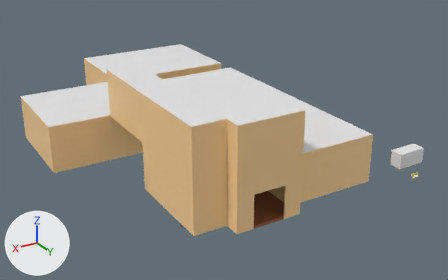
Two versions of the FBX model Assets/Objects/House/house.fbx, one commit apart.
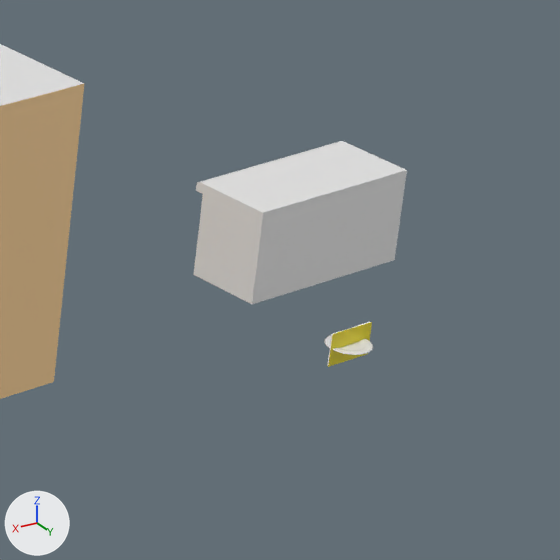
Each version appears first whole from a camera (50 mm lens) standing at (27.9, 23.6, 17.2) and looking at (7.5, -10.5, 0.2), and next in a close-up on the part from 80% to 100% of the width and 43% to 75% of the height. The axes (+X, +Y, +Z) are drawn at lower left. The lights are the same throughout. Where no turn or scale is listed for an object, it has been applied to the vertices.

Script lines for the objects in view, before the commit:
```python
me_cube_007 = bpy.data.meshes.new('Cube.007')
me_cube_007.from_pydata(...)  # 22 vertices, 14 faces; spans x -1.0..1.0, y -0.45..0.45, z -0.5..0.5
me_cube_018 = bpy.data.meshes.new('Cube.018')
me_cube_018.from_pydata(...)  # 46 vertices, 37 faces; spans x -0.247..0.288, y -0.02..0.003, z -0.175..0.175
# faces by material slot: [22, 15]
me_cube_018.materials.append(mat_pages)  # white #ffffff
me_cube_018.materials.append(mat_book)  # yellow #e7d700
me_cube_019 = bpy.data.meshes.new('Cube.019')
me_cube_019.from_pydata(...)  # 52 vertices, 50 faces; spans x -1.0..1.0, y -1.0..1.0, z -1.0..1.0
me_cube_019.materials.append(mat_safe)  # grey #7b7b7b
ob_book = bpy.data.objects.new('Book', me_cube_018)
ob_book.location = (-0.04, 0.0, 0.0)
ob_counter = bpy.data.objects.new('Counter', me_cube_007)
ob_counter.location = (-0.76, -1.51, 0.55)
ob_safe = bpy.data.objects.new('Safe', me_cube_019)
ob_safe.location = (3.81, -24.52, 0.55)
ob_safe.scale = (0.5, 0.5, 0.5)
# also in view: 'House' at (11.0, -12.8, 3.0)
```
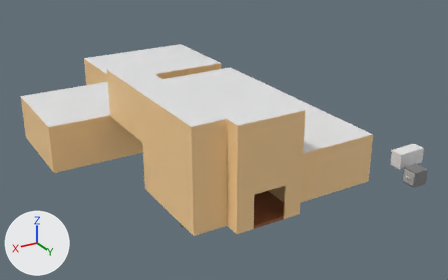
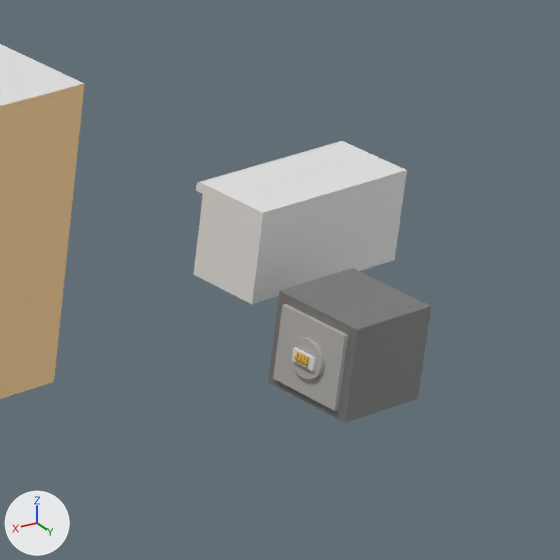
Pixel boxes (x1, y1, x2, y2) of what changed, in the close-ups (560 x 560 px):
'Safe', moved (not visible before)
    after: (268, 268, 431, 423)
'Safe Door', moved (not visible before)
    after: (273, 304, 348, 411)
'Lock Base', moved (not visible before)
    after: (292, 347, 316, 371)

The change in detail:
Object 'Safe' (ob_safe) moves from (3.81, -24.52, 0.55) to (0.0, 0.0, 0.0).
